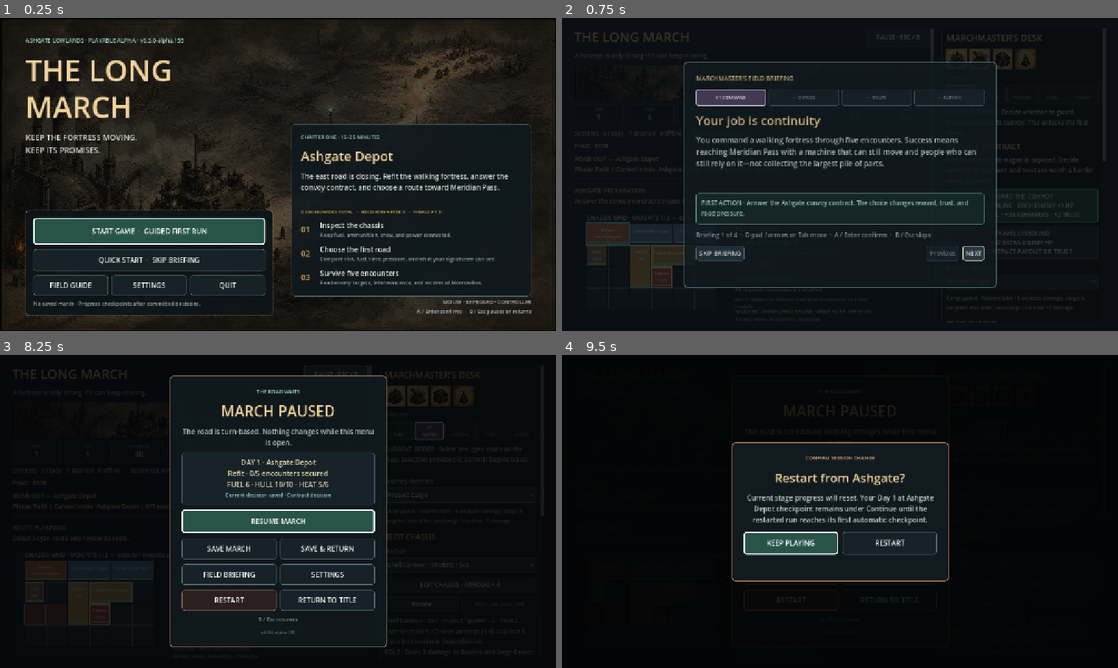
Above: before the commit, frames 1-4 (two rows, left to right).
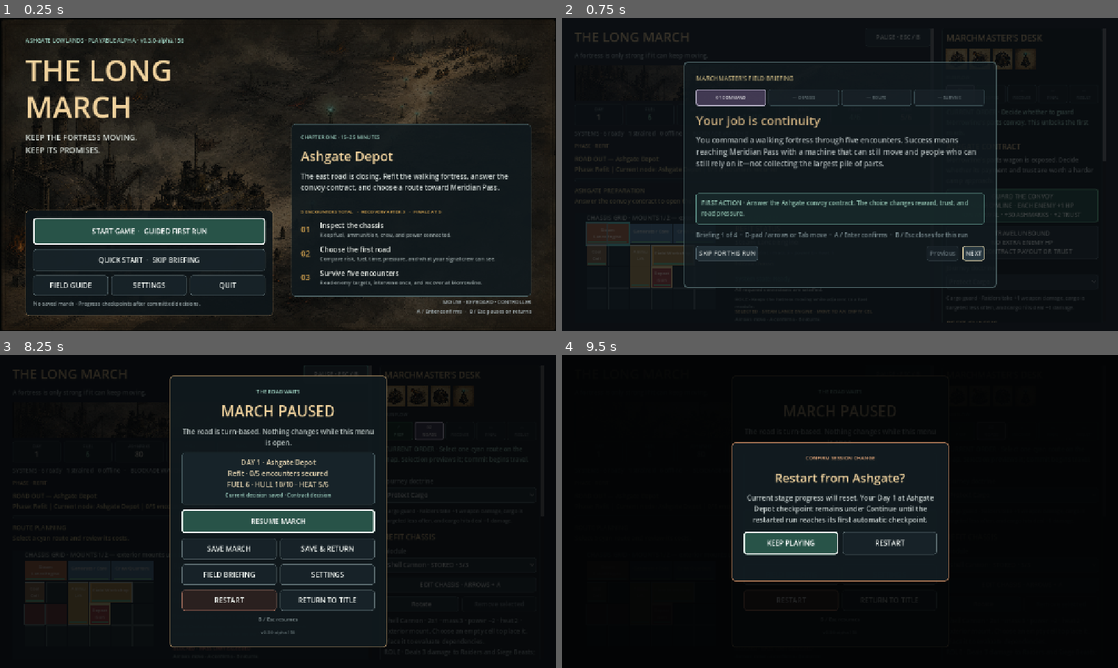
Above: after the commit, the same moments.

Repository: raphaelroshan/the-long-march
Game: Godot game, scene res://scenes/App.tscn
Same seed, same stepped clock (60 frames per second), same inputs: the game is played once before the commit and once after it.
Inputs:
- Up to frame 1 (0.25 s): no input
- Up to frame 2 (0.75 s): click "START GAME · GUIDED FIRST RUN" at 0.5 s
- Up to frame 3 (8.25 s): click "SKIP BRIEFING" (after the commit: "SKIP FOR THIS RUN") at 1.25 s; click "GUARD THE CONVOY MORROWLINE ·…" at 2 s; click "Steam Lance Engine · ON CHASS…" at 2.75 s; click "Protect Cargo" at 3.5 s; click "Generator Core · ON CHASSIS ·…" at 4.25 s; click "EDIT CHASSIS · ARROWS + A" at 5 s; click "Refugee Bunk · STORED · 3/3" at 5.75 s; click "Rotate" at 6.5 s; click "Shell Cannon · STORED · 3/3" at 7.25 s; click "PAUSE · ESC / B" at 8 s
- Up to frame 4 (9.5 s): click "RESTART" at 8.75 s

The runs differ from the first frame. In frame 1, less than 0.1% of the frame differs, in the area x 32-33%, y 6-8%; in frame 2, 0.2%, in the area x 27-73%, y 68-78%; in frame 3, less than 0.1%; in frame 4, less than 0.1%.

Commit message:
Keep skipped briefing available

Diff:
--- a/project.godot
+++ b/project.godot
@@ -4,7 +4,7 @@
 
 [application]
 config/name="The Long March"
-config/version="0.3.0-alpha.155"
+config/version="0.3.0-alpha.156"
 run/main_scene="res://scenes/App.tscn"
 config/features=PackedStringArray("4.4", "GL Compatibility")
 
--- a/src/ui/main.gd
+++ b/src/ui/main.gd
@@ -1055,7 +1055,7 @@
 	onboarding_title_label.text = String(step.title)
 	onboarding_body_label.text = String(step.body)
 	onboarding_action_label.text = String(step.action)
-	onboarding_progress_label.text = "Briefing %d of %d  ·  D-pad / arrows or Tab move  ·  A / Enter confirms  ·  B / Esc %s" % [onboarding_step + 1, ONBOARDING_STEPS.size(), "closes" if onboarding_reopened else "skips"]
+	onboarding_progress_label.text = "Briefing %d of %d  ·  D-pad / arrows or Tab move  ·  A / Enter confirms  ·  B / Esc %s" % [onboarding_step + 1, ONBOARDING_STEPS.size(), "closes" if onboarding_reopened else "closes for this run"]
 	for index in range(onboarding_step_panels.size()):
 		var panel := onboarding_step_panels[index]
 		var label := onboarding_step_labels[index]
@@ -1080,7 +1080,7 @@
 	active_actions.append(onboarding_next_button)
 	_configure_focus_cycle(active_actions)
 	onboarding_next_button.text = ("RETURN TO MARCH" if onboarding_reopened else "ENTER ASHGATE") if onboarding_step == ONBOARDING_STEPS.size() - 1 else "NEXT"
-	onboarding_skip_button.text = "CLOSE BRIEFING" if onboarding_reopened else "SKIP BRIEFING"
+	onboarding_skip_button.text = "CLOSE BRIEFING" if onboarding_reopened else "SKIP FOR THIS RUN"
 
 func _on_onboarding_back() -> void:
 	onboarding_step = maxi(0, onboarding_step - 1)
@@ -1095,7 +1095,7 @@
 
 func _finish_onboarding(skipped: bool) -> void:
 	var was_reopened := onboarding_reopened
-	if not was_reopened:
+	if not was_reopened and not skipped:
 		var marker := FileAccess.open(ONBOARDING_PATH, FileAccess.WRITE)
 		if marker != null:
 			marker.store_string(String(ProjectSettings.get_setting("application/config/version", "unknown")))
--- a/tests/test_app_shell.gd
+++ b/tests/test_app_shell.gd
@@ -166,6 +166,13 @@
 	_expect(app.game_view.onboarding_overlay.visible, "the guided Start Game path should open the Marchmaster briefing")
 	_expect(app.game_view.onboarding_next_button.has_focus(), "the guided path should focus the briefing's next action")
 	_expect(not app.game_view.save_button.visible and not app.game_view.load_button.visible, "pause-owned persistence controls should not be duplicated in the live stage")
+	_expect(app.game_view.onboarding_skip_button.text == "SKIP FOR THIS RUN" and app.game_view.onboarding_progress_label.text.contains("closes for this run"), "the first-run briefing should describe Skip and B/Esc as temporary choices")
+	app.game_view._finish_onboarding(true)
+	await process_frame
+	_expect(not FileAccess.file_exists(ProjectSettings.globalize_path(ONBOARDING_PATH)), "skipping should not permanently mark an unread briefing complete")
+	app.game_view._show_onboarding(false)
+	await process_frame
+	_expect(app.game_view.onboarding_overlay.visible and app.game_view.onboarding_step == 0, "a skipped briefing should remain available from its first card in the current run")
 
 	app.game_view._finish_onboarding(false)
 	await process_frame
--- a/tools/ci_manifest.json
+++ b/tools/ci_manifest.json
@@ -1,7 +1,7 @@
 {
   "slug": "the-long-march",
   "display_name": "The Long March",
-  "prototype_version": "0.3.0-alpha.155",
+  "prototype_version": "0.3.0-alpha.156",
   "playtest_ready": true,
   "godot_test": "res://tests/test_fortress_state.gd",
   "primary_repo": "raphaelroshan/the-long-march",
Not shown, changed: export_presets.cfg
Not shown, changed: docs/decision_log.md
